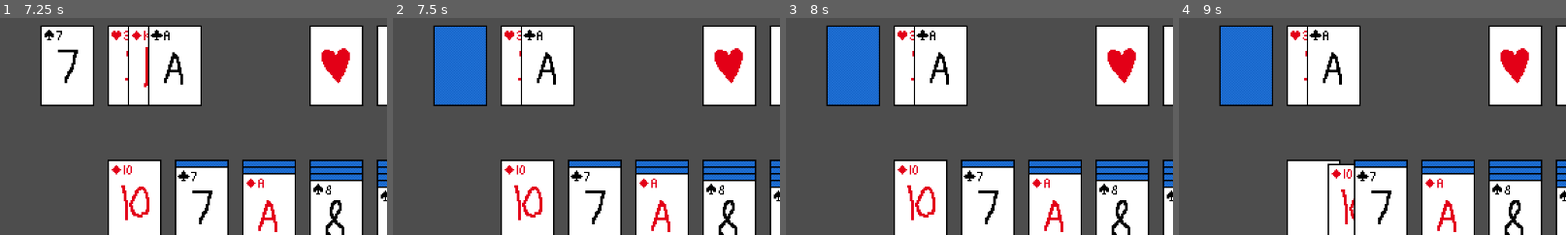
Above: before the commit, frames 1-4 (left to right).
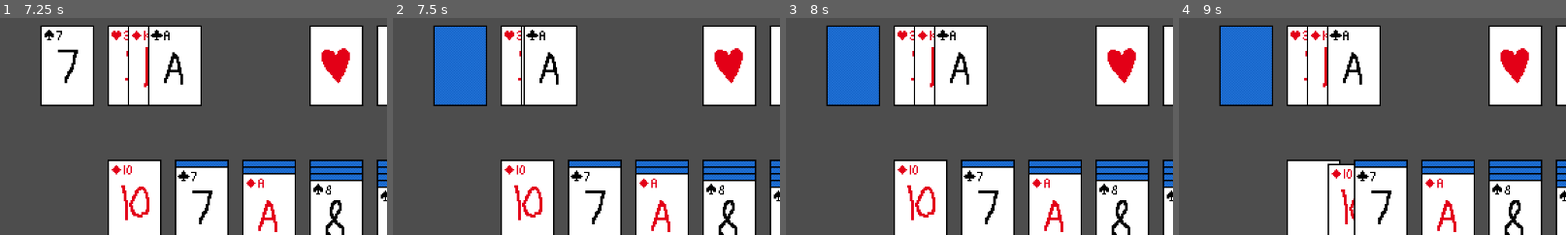
Above: after the commit, the same moments.

Repository: pnkmht135/Solitaire
Game: Godot game, scene res://Game.tscn
Two runs of this game, one before a commit and one after it. Both use one fixed random seed, a clock stepped at 60 frames per second and the inputs below.
Inputs (mouse positions are % of the whole screen's width and height, from its top left):
- Up to frame 1 (7.25 s): move the mouse to (9, 23) at 0.52 s; press the mouse at (9, 23) at 0.53 s; move the mouse to (26, 46) at 1.27 s; release the mouse at (26, 46) at 1.28 s; click (26, 46) at 1.35 s; move the mouse to (35, 46) at 2.02 s; press the mouse at (35, 46) at 2.03 s; tap Enter at 2.75, 5.75 s; move the mouse to (43, 46) at 2.77 s; release the mouse at (43, 46) at 2.78 s; click (43, 46) at 2.85 s; move the mouse to (52, 46) at 3.52 s; press the mouse at (52, 46) at 3.53 s; tap Space at 4.25 s; move the mouse to (61, 46) at 4.27 s; release the mouse at (61, 46) at 4.28 s; click (61, 46) at 4.35 s; move the mouse to (69, 46) at 5.02 s; press the mouse at (69, 46) at 5.03 s; move the mouse to (9, 15) at 5.77 s; release the mouse at (9, 15) at 5.78 s; click (9, 15) at 5.85 s; move the mouse to (14, 15) at 6.52 s; press the mouse at (14, 15) at 6.53 s
- Up to frame 2 (7.5 s): tap Space at 7.25 s; move the mouse to (20, 15) at 7.27 s; release the mouse at (20, 15) at 7.28 s; click (20, 15) at 7.35 s
- Up to frame 3 (8 s): no input
- Up to frame 4 (9 s): move the mouse to (17, 46) at 8.02 s; press the mouse at (17, 46) at 8.03 s; tap Enter at 8.75 s; move the mouse to (26, 48) at 8.77 s; release the mouse at (26, 48) at 8.78 s; click (26, 48) at 8.85 s
The pictures show only the part of the screen within x 0-50%, y 4-54%; the shares and areas given below are measured in that part.

Frame 1 is identical in both runs. In frame 2, 1.1% of the frame differs, in the area x 33-48%, y 3-41%; in frame 3, 3.0%, in the area x 33-53%, y 3-41%; in frame 4, 3.0%.

Commit message:
fixed firstopen handling when empty stack

Diff:
--- a/Game elements/Stockpile.tscn
+++ b/Game elements/Stockpile.tscn
@@ -7,7 +7,7 @@
 size = Vector2(80, 120)
 
 [sub_resource type="RectangleShape2D" id="RectangleShape2D_qa6s2"]
-size = Vector2(40, 60)
+size = Vector2(83.3333, 60)
 
 [node name="Stockpiile" type="Node2D"]
 script = ExtResource("1_e811g")
@@ -35,11 +35,14 @@
 vframes = 5
 frame = 53
 
-[node name="Click_Opened" type="Area2D" parent="Opened"]
+[node name="Click_Opened" type="Area2D" parent="."]
+position = Vector2(100, 0)
+scale = Vector2(2, 2)
 collision_layer = 2
 collision_mask = 0
 
-[node name="CollisionShape2D" type="CollisionShape2D" parent="Opened/Click_Opened"]
+[node name="CollisionShape2D" type="CollisionShape2D" parent="Click_Opened"]
+position = Vector2(16.25, 0)
 scale = Vector2(0.75, 0.75)
 shape = SubResource("RectangleShape2D_qa6s2")
 
--- a/Game elements/card.gd
+++ b/Game elements/card.gd
@@ -60,17 +60,20 @@
 
 func reset_clickbox():
 	$Click_Box.scale.y = 1
-	$Click_Box.position.y=0
+	$Click_Box.position.y= 0
 
 func return_to_place(time=0.5)->void:
 	in_hand=false # TODO: make this an assert
 	var tween_drop = create_tween()
 	tween_drop.set_ease(Tween.EASE_IN_OUT)
-	#TODO: double check if global or local needed here
-	#print("moving to ",current_position)
 	tween_drop.tween_property($".","position",current_position,time)
-	#print("returned ",num," to ",self.get_parent(),parent)
-	# TODO: fix issue with parent but not .get_parant() being set
+
+func get_parent_area()->Area2D:
+	if parent == null:
+		return null
+	if parent.get_node_or_null("Area")!=null:
+		return parent.get_node_or_null("Area")
+	return parent.get_node_or_null("Click_Opened")
 
 func _process(delta: float) -> void:
 	if in_hand: #TODO: i think this+set process being incorrectly handled. see: next to next todo
@@ -78,14 +81,8 @@
 		if Input.is_action_just_released("Click"):
 			in_hand=false
 			set_process(false)
-			# TODO: Make this if statements cleaner
-			# TODO: gives non-fatal error: Parameter "p_area" is null. though null is intended
 			var parent_area : Area2D = null
-			if parent:
-				parent_area=parent.get_node_or_null("Area")
-				#BUG: not getting set or not registering overlap
-			#if not($Click_Box.has_overlapping_areas()) or $Click_Box.overl :
-			if not($Click_Box.has_overlapping_areas()) or $Click_Box.overlaps_area(parent_area):
+			if not($Click_Box.has_overlapping_areas()) or $Click_Box.overlaps_area(get_parent_area()):
 				return_to_place()
 				#TODO: fix: it sometimes gets called before current position gets
 				# updated but after its parent becomes another card
--- a/Game elements/stockpile.gd
+++ b/Game elements/stockpile.gd
@@ -6,7 +6,7 @@
 # var current_index: int = 0 Defined in Table_Element class
 #@onready var open_pos: Vector2 =Vector2(100,0) #TODO: make this not hardcoded?
 @onready var click_closed: Area2D = $Click_Closed
-@onready var click_opened: Area2D = $Opened/Click_Opened # TODO: might not need, use card hitbox instead!
+@onready var click_opened: Area2D = $Click_Opened # TODO: might not need, use card hitbox instead!
 var open_offset = Vector2(15,0)
 var step = 3 # TODO: maybe make this non-hardcoded?
 
--- a/Game elements/tableau.gd
+++ b/Game elements/tableau.gd
@@ -88,6 +88,7 @@
 		card.index=0
 		card.position=Vector2(0,0)
 		card.current_position=card.position
+		first_open=0
 		#TODO: handle area.pos outside of if and elif?
 	num_cards+=len(card.children)+1 # +1 to include card itself
 	area.position=Vector2(0,get_offset())
@@ -123,6 +124,8 @@
 		#for child in card_children:
 			#topcard.children.erase(child)
 		topcard.reset_clickbox()
+	else:
+		first_open=-1
 	area.position=Vector2(0,get_offset()) #calling too early, b4 firstopen is set
 
 # TODO: change func names to reflect click area rename to area
